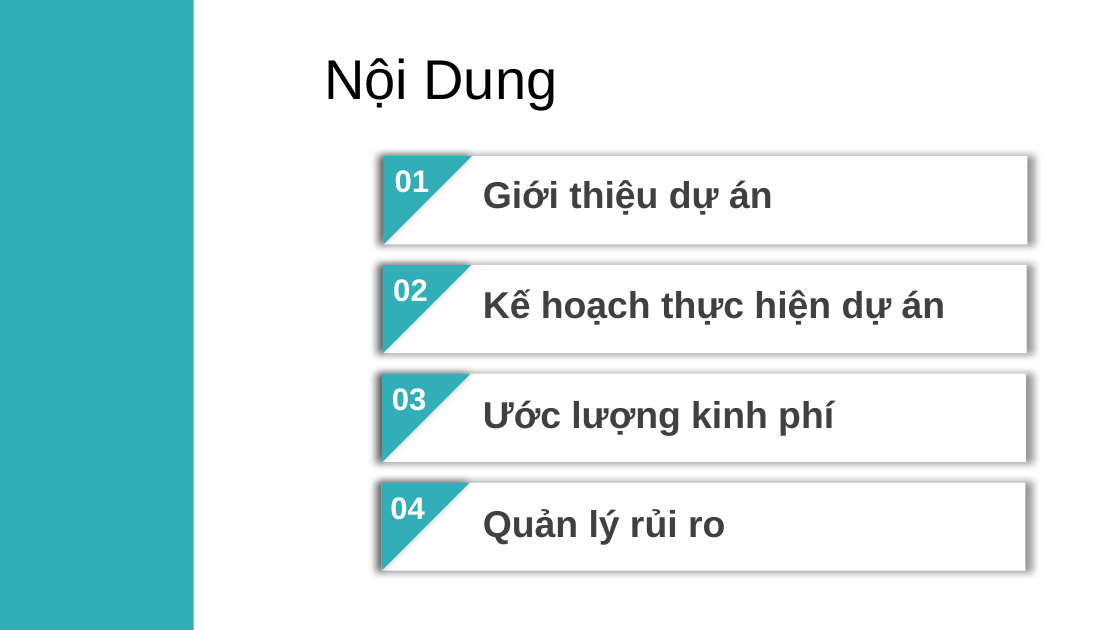
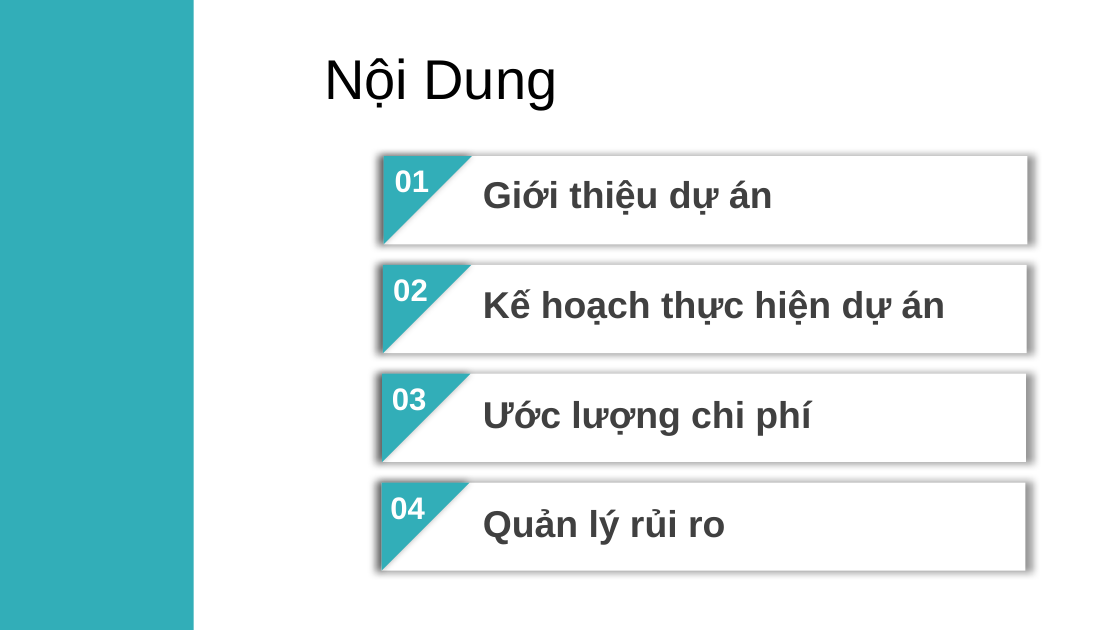
Before and after one commit to bapnam/DoAn_QTTinHoc, a slide deck: slide 2 of Nhom07/BaoCao.pptx. Drawn at 1120x630 pixels with LibreOffice and Linux fonts; fonts in the diff are those of the drawing; background and template pictures are left out. Boxes give left, top, right and bottom in pixels: in the first picture for what was removed or moved away, otherwise in the second. Text is boxed around its words. In the diff, an @@ line names an element or a change of style, - is before the commit and + after.

```diff
--- a/Nhom07/BaoCao.pptx
+++ b/Nhom07/BaoCao.pptx
@@ text at bbox=[483, 400, 811, 435]: text changed @@
-Ước lượng kinh phí
+Ước lượng chi phí
```
Also in this commit, not shown: 9 other slides changed, 1 slide added, 4 other files.
